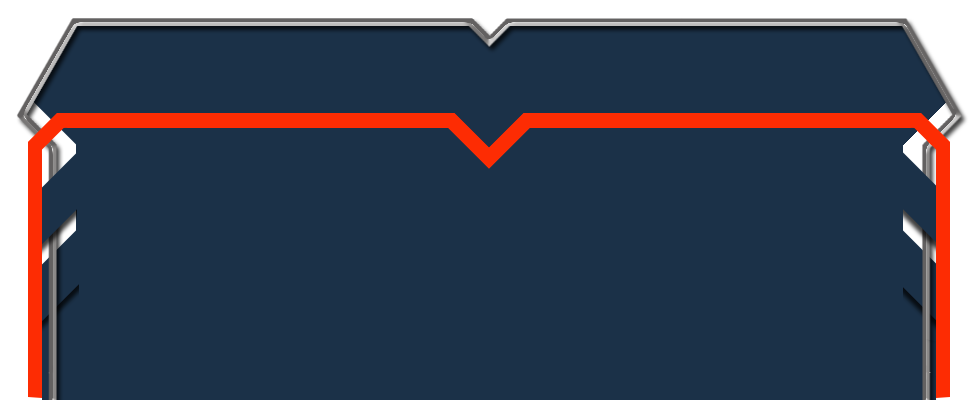
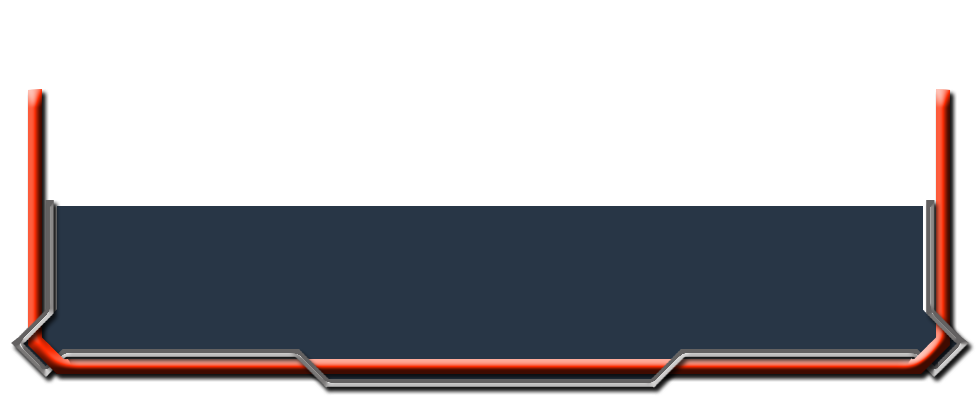
Comparing the layer stacks of the two 980 x 400 images. Changes:
renamed "Capa 4 copia" to "Marco Inferior copy", painted on it over [11, 89, 975, 396]
added group "Marco Inferior" with 17 layers above "Marco Superior" over [11, 58, 975, 396]
added group "Marco Externo" with 12 layers in group "Marco Inferior" over [11, 89, 975, 396]
added layer "Layer 12 copy" in group "Marco Externo" over [11, 200, 975, 396]
added layer "Layer 9 copy" in group "Marco Externo" over [27, 89, 957, 382]
added layer "Layer 13" in group "Marco Externo" over [40, 349, 68, 385]
added layer "Layer 14" in group "Marco Externo" over [912, 349, 938, 385]
added layer "Layer 21" in group "Marco Externo" over [32, 331, 70, 371]
added layer "Layer 20" in group "Marco Externo" over [21, 330, 59, 369]
added layer "Layer 19" in group "Marco Externo" over [909, 330, 947, 369]
added layer "Layer 18" in group "Marco Externo" over [922, 331, 960, 371]
added layer "Layer 17" in group "Marco Externo" over [903, 302, 941, 342]
added layer "Layer 16" in group "Marco Externo" over [35, 306, 73, 346]
added layer "Layer 15" in group "Marco Externo" over [23, 206, 957, 379]
added group "Fondo" (1st of 3, in "Marco Inferior") with 1 layers in group "Marco Inferior" over [23, 58, 956, 379]
moved "Borde Externo" into group "Marco Superior" over [11, 18, 975, 400]
removed layer "Externo Unificado" from group "Borde Externo" over [16, 18, 963, 400]
removed layer "Capa 3" over [35, 227, 946, 334]
removed layer "Capa 1" over [28, 22, 951, 400]
moved "Capa 3 copia" into group "Borde Interno" over [28, 113, 950, 398]
hid "Fondo" (3rd of 3) over [11, 18, 975, 400]
